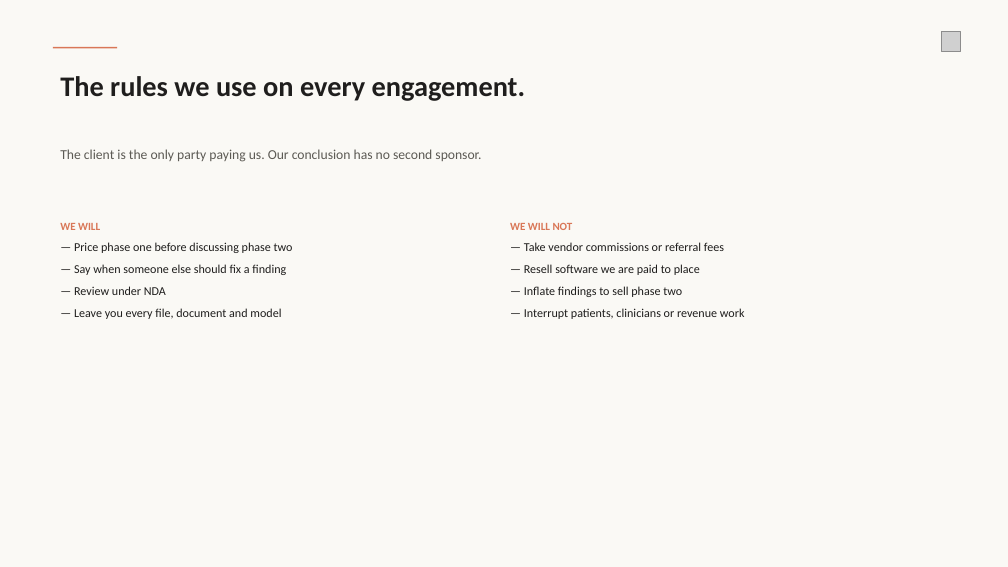
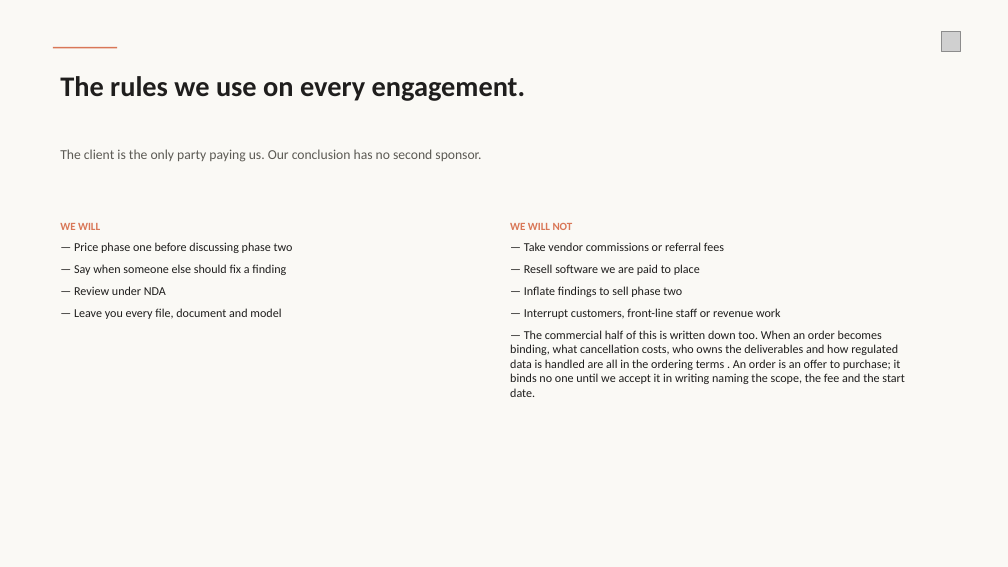
Before and after one commit to wirewalktech/AI-Extension, a slide deck: slide 24 of operating-review.pptx (slide 10 before the commit). Drawn at 1008x567 pixels with LibreOffice and Linux fonts; fonts in the diff are those of the drawing; grey boxes stand for pictures. Boxes give left, top, right and bottom in pixels: in the first picture for what was removed or moved away, otherwise in the second. Text is boxed around its words. In the diff, an @@ line names an element or a change of style, - is before the commit and + after.

```diff
--- a/operating-review.pptx
+++ b/operating-review.pptx
@@ text at bbox=[510, 308, 905, 397]: text changed @@
-— Interrupt patients, clinicians or revenue work
+— Interrupt customers, front-line staff or revenue work
+— The commercial half of this is written down too. When an order becomes binding, what cancellation costs, who owns the deliverables and how regulated data is handled are all in the ordering terms . An order is an offer to purchase; it binds no one until we accept it in writing naming the scope, the fee and the start date.
```
Also in this commit, not shown: 8 other slides changed, 14 slides added, 2 other files.
